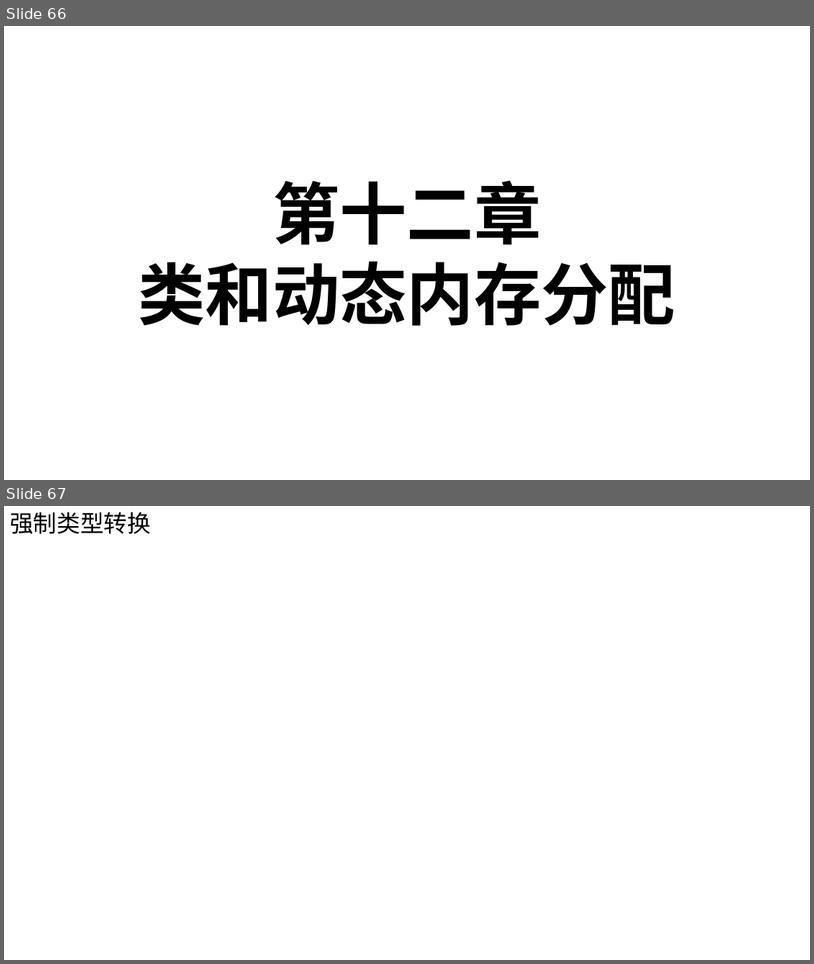
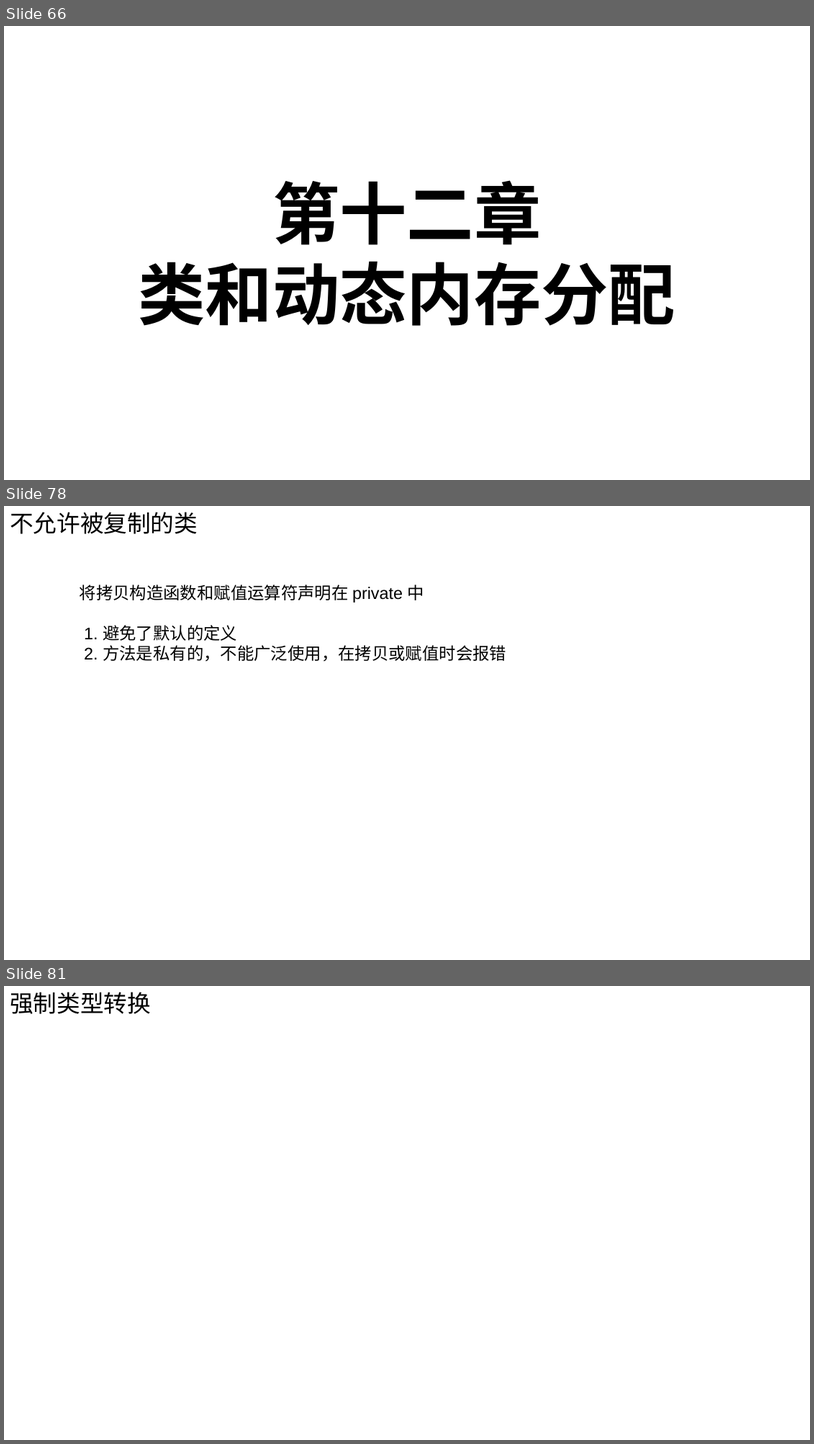
Before and after one commit to Chao200/CPP_Primer_Plus, a slide deck: C++ Primer Plus.pptx. Shown one above the other, each under a label of ours: slides 66 and 67 before the commit, slides 66, 78 and 81 after it; the slides between them are not shown. The pictures are 814x964 and 814x1444 pixels, drawn with LibreOffice and Linux fonts; fonts in the diff are those of the drawing. Boxes give left, top, right and bottom in pixels: in the first picture for what was removed or moved away, otherwise in the second. Text is boxed around its words. In the diff, an @@ line names an element or a change of style, - is before the commit and + after.

```diff
--- a/C++ Primer Plus.pptx
+++ b/C++ Primer Plus.pptx
@@ slide 78 added at box(4, 506, 810, 960), background #FFFFFF @@
@@ text added at box(10, 512, 198, 534), 28 pt, text #000000 @@
+不允许被复制的类
@@ text added at box(80, 584, 507, 662), 20 pt, text #000000 @@
+将拷贝构造函数和赋值运算符声明在 private 中
+1. 避免了默认的定义
+2. 方法是私有的，不能广泛使用，在拷贝或赋值时会报错
@@ what was slide 67 is now slide 81 @@
```
Also in this commit, not shown: 42 other slides added, 24 slides removed.
